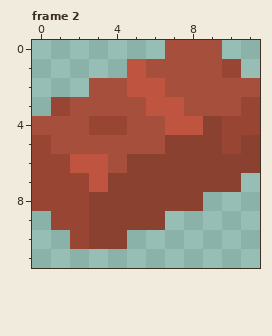
Pixel-art file: Assets/Sprites/Copper.aseprite. Above: the version before the commit.
12x12 pixels, 2 frames. Shown: frame 2.
And afterwards:
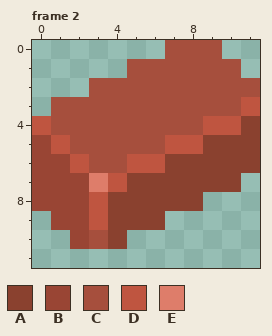
Palette (. is transparent): A #8a412f  B #994534  C #a64f3d  D #bf5540  E #de7d6a
From the commit log: Edited copper and added tesla tuning fork early draft
Edits made:
Frame 2:
Colour B gives way to colour A in row 4 at x 11; in row 5 at x 10.
Colour A gives way to colour C in row 10 at x 3.
Colour B gives way to colour C in row 1 at x 10; in row 3 at x 1; in row 4 at x 3 to 4.
Colour D gives way to colour C in row 1 at x 5; in row 2 at x 5 to 6; in row 3 at x 6 to 7; in row 4 at x 7 to 8; in row 6 at x 3.
Colour A gives way to colour D in row 4 at x 9; in row 5 at x 7 to 8; in row 6 at x 5 to 6; in row 7 at x 4; in rows 8 to 9 at x 3.
Colour B gives way to colour D in row 3 at x 11; in row 4 at x 10.
Colour C gives way to colour D in row 4 at x 0; in row 5 at x 1.
Colour D gives way to colour E in row 7 at x 3.
Where, in picture pixels (left, top, right, bottom), the same in both pictures:
changed: (32, 59, 260, 249)
